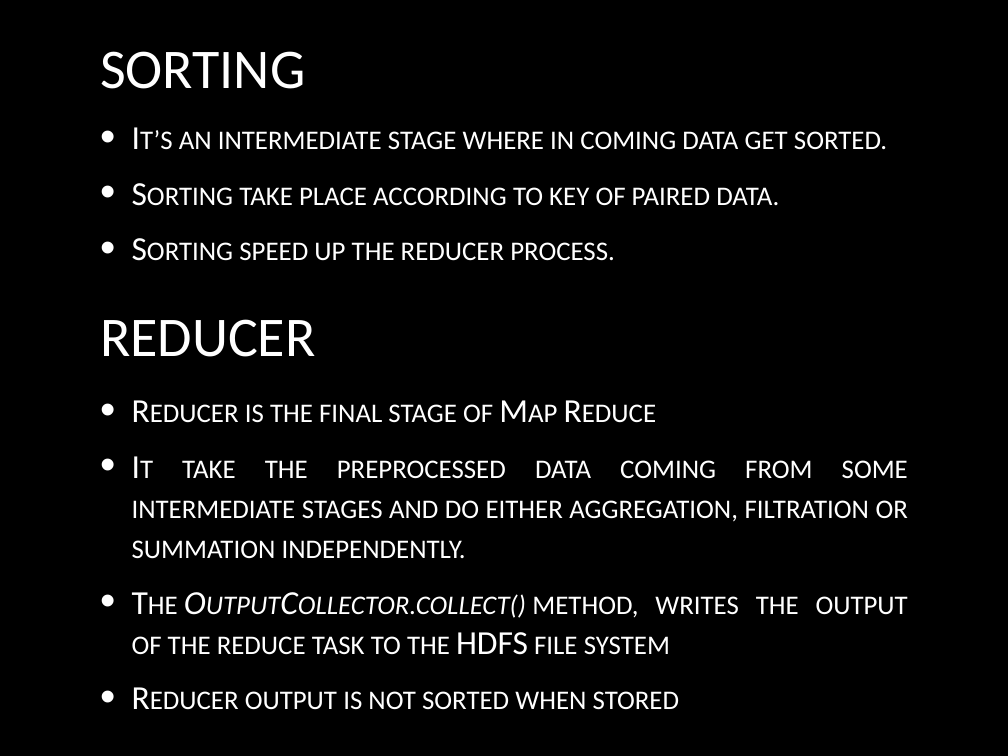
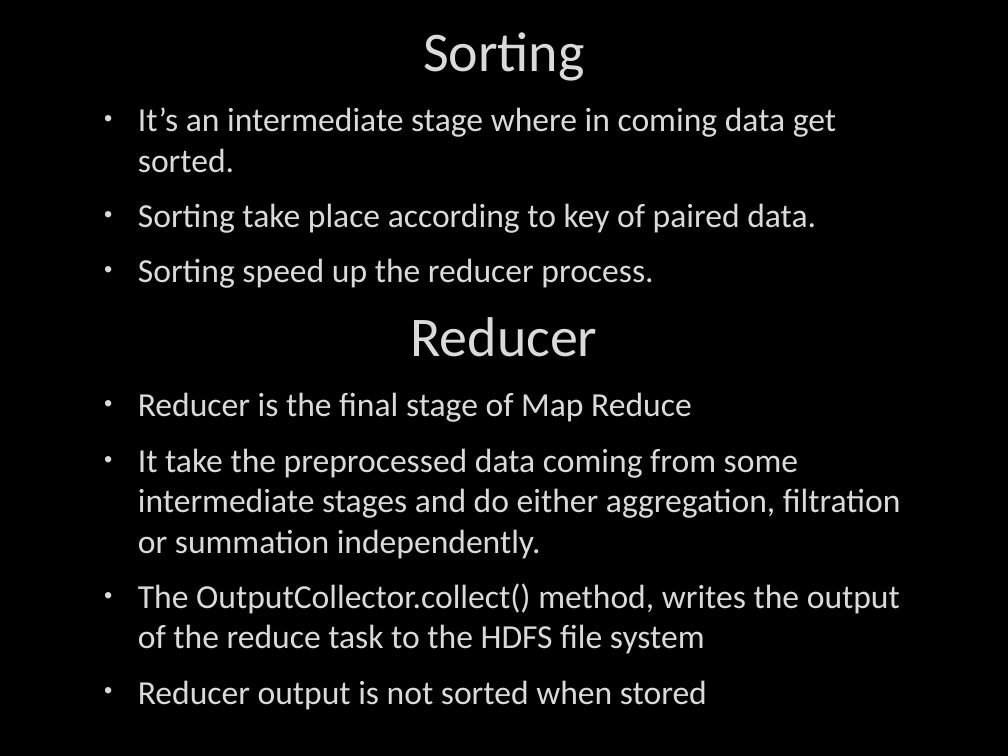
Before and after one commit to deshabhakt/Sem-II, a slide deck: slide 12 of BigDataAnalytics/Seminar/Final-everything/Team-3-BigDataAnalytics.pptx. Drawn at 1008x756 pixels with LibreOffice and Linux fonts; fonts in the diff are those of the drawing; background and template pictures are left out. Boxes give left, top, right and bottom in pixels: in the first picture for what was removed or moved away, otherwise in the second. Text is boxed around its words. In the diff, an @@ line names an element or a change of style, - is before the commit and + after.

```diff
--- a/BigDataAnalytics/Seminar/Final-everything/Team-3-BigDataAnalytics.pptx
+++ b/BigDataAnalytics/Seminar/Final-everything/Team-3-BigDataAnalytics.pptx
@@ title at [423,32,585,81]: text changed; text colour gradient #FFFFFF to #BFBFBF to #DADADA @@
-SORTING
+Sorting
@@ text "It’s an intermediate stage where ..." at [138,107,836,288]: text colour gradient #FFFFFF to #BFBFBF to #DADADA, letter outline none to #404040 0.75 pt, small capitals off; indent changed; bullet colour #FFFFFF to #DADADA; vertical alignment middle to top @@
@@ text at [411,317,598,357]: text changed; text colour gradient #FFFFFF to #BFBFBF to #DADADA @@
-REDUCER
+Reducer
@@ text "Reducer is the final stage ..." at [138,392,901,710]: text colour gradient #FFFFFF to #BFBFBF to #DADADA, letter outline none to #404040 0.75 pt, small capitals off; italic off in "OutputCollector.collect()"; alignment justified to left; indent changed; bullet colour #FFFFFF to #DADADA; vertical alignment middle to top @@
```
Also in this commit, not shown: 29 other slides changed, 57 other files.
